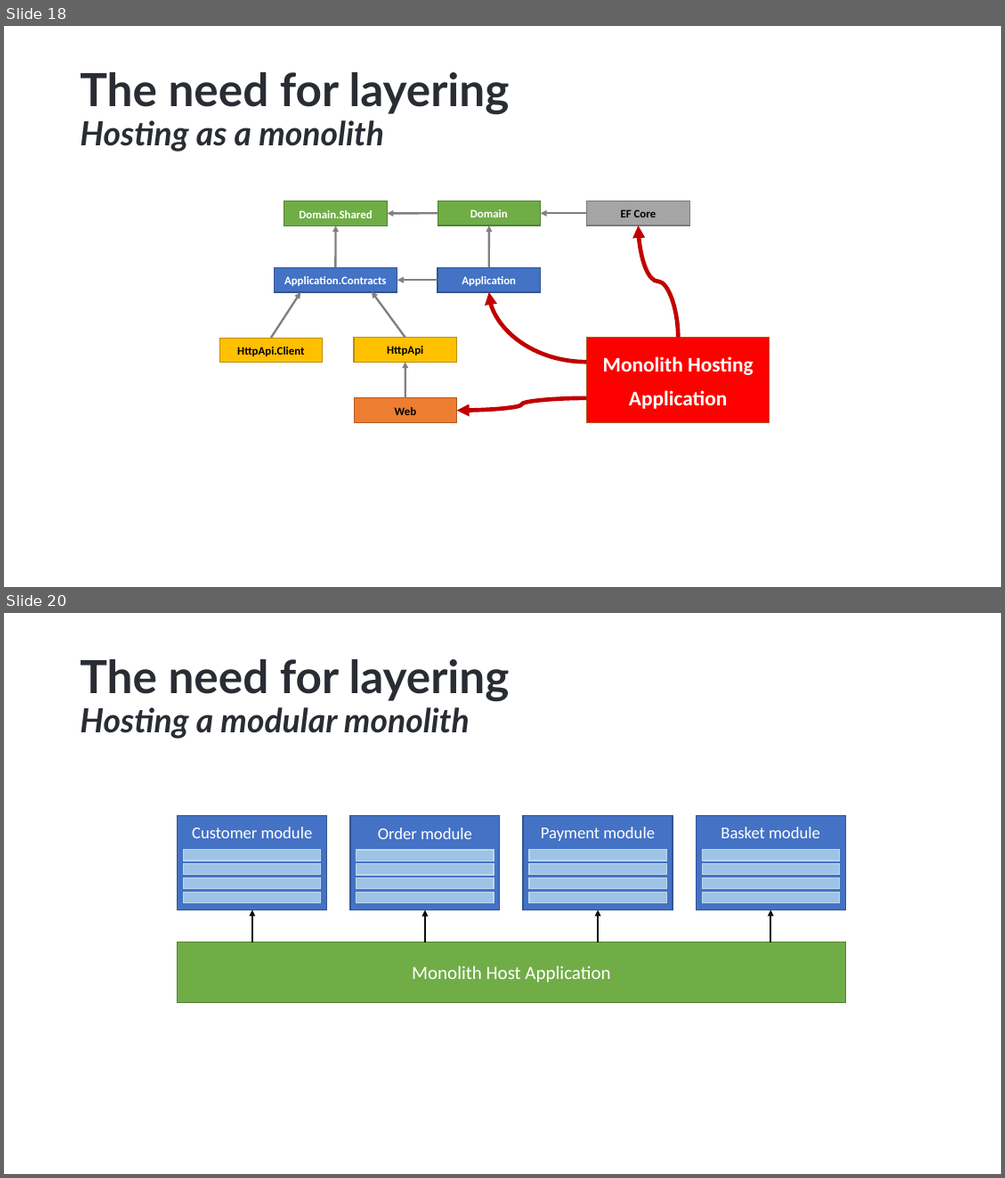
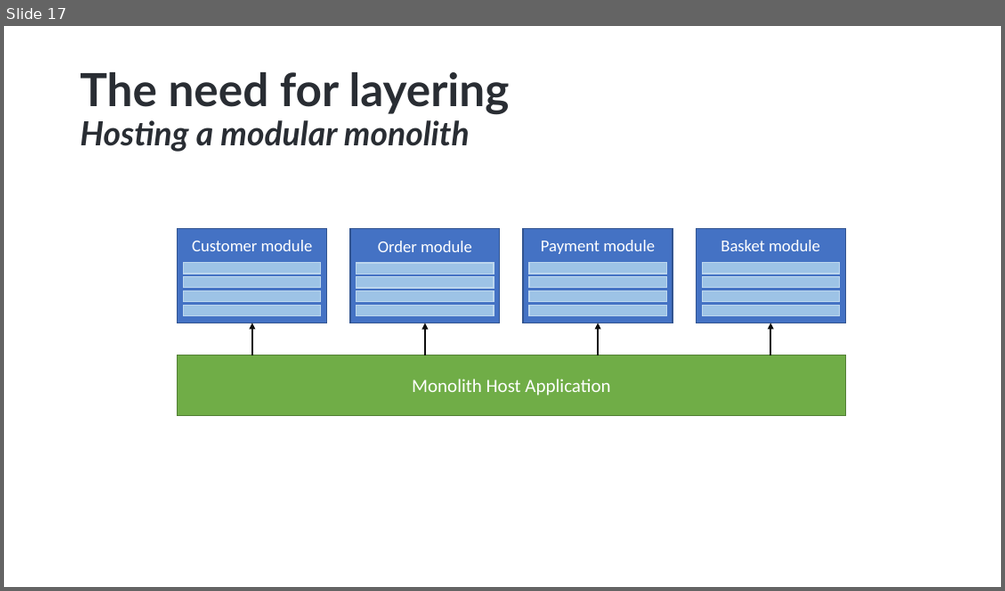
Before and after one commit to hikalkan/presentations, a slide deck: 2025-04-16 Roma Designing Monolith First For Microservices/Monolith First Presentation 1 - short.pptx. Shown one above the other, each under a label of ours: slides 18 and 20 before the commit, slide 17 after it; the slides between them are not shown. The pictures are 1005x1178 and 1005x591 pixels, drawn with LibreOffice and Linux fonts; fonts in the diff are those of the drawing; background and template pictures are left out. Boxes give left, top, right and bottom in pixels: in the first picture for what was removed or moved away, otherwise in the second. Text is boxed around its words. In the diff, an @@ line names an element or a change of style, - is before the commit and + after.

```diff
--- a/2025-04-16 Roma Designing Monolith First For Microservices/Monolith First Presentation 1 - short.pptx
+++ b/2025-04-16 Roma Designing Monolith First For Microservices/Monolith First Presentation 1 - short.pptx
@@ slide 18 removed at (4, 26, 1001, 587), background picture (left out) @@
@@ title removed at (80, 72, 510, 151) @@
-The need for layering
-Hosting as a monolith
@@ rectangle removed at (284, 201, 388, 225) @@
-Domain.Shared
@@ rectangle removed at (437, 201, 541, 225) @@
-Domain
@@ rectangle removed at (587, 201, 689, 225) @@
-EF Core
@@ arrow removed from (335, 267) to (336, 225) @@
@@ arrow removed from (437, 213) to (387, 213) @@
@@ arrow removed from (489, 267) to (489, 225) @@
@@ arrow removed from (587, 213) to (540, 213) @@
@@ curved arrow removed from (679, 338) to (638, 225) @@
@@ arrow removed from (271, 338) to (301, 292) @@
@@ rectangle removed at (274, 267, 397, 292) @@
-Application.Contracts
@@ arrow removed from (405, 338) to (372, 291) @@
@@ arrow removed from (437, 280) to (397, 280) @@
@@ rectangle removed at (437, 267, 541, 292) @@
-Application
@@ curved arrow removed from (587, 362) to (489, 292) @@
@@ rectangle removed at (219, 338, 323, 362) @@
-HttpApi.Client
@@ rectangle removed at (354, 338, 457, 362) @@
-HttpApi
@@ rectangle removed at (587, 338, 769, 422) @@
-Monolith Hosting
-Application
@@ arrow removed from (405, 398) to (405, 362) @@
@@ rectangle removed at (354, 398, 457, 423) @@
-Web
@@ curved arrow removed from (587, 398) to (456, 410) @@
@@ what was slide 20 is now slide 17 @@
```
Also in this commit, not shown: 4 slides changed, 4 other slides removed.
